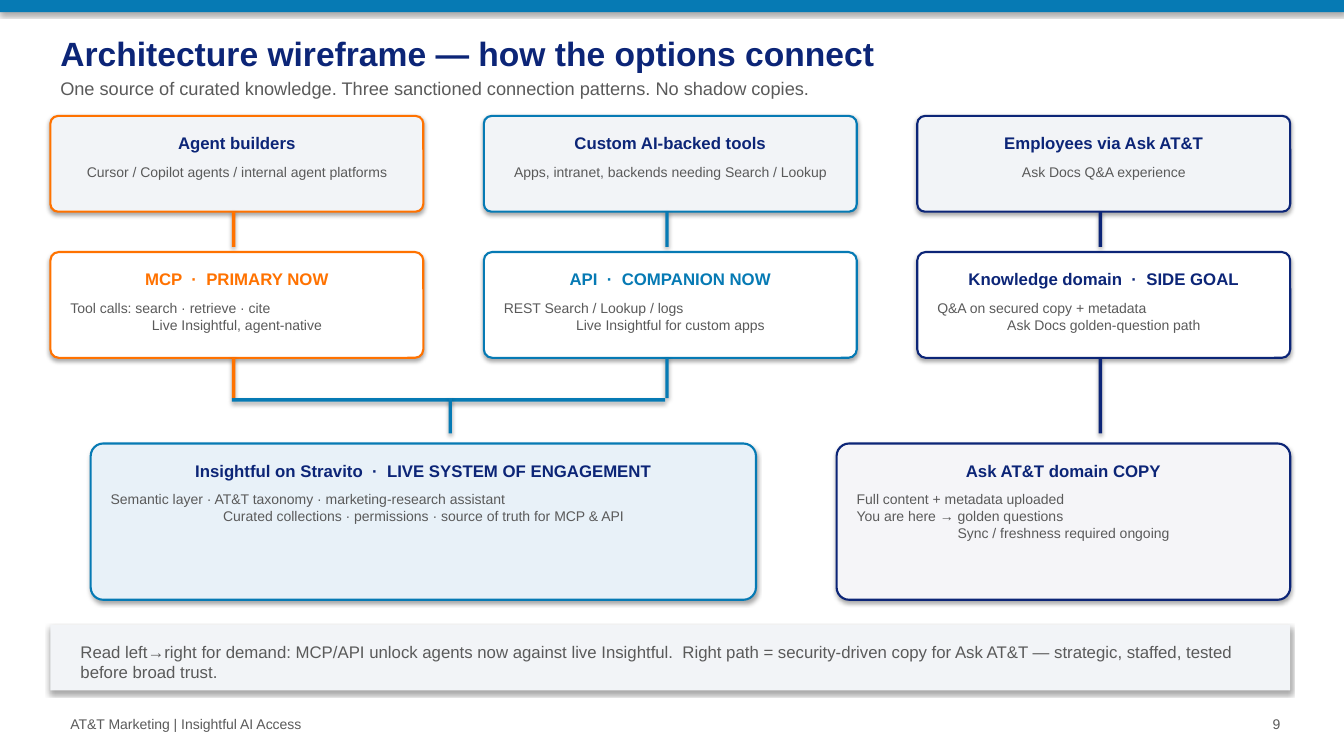
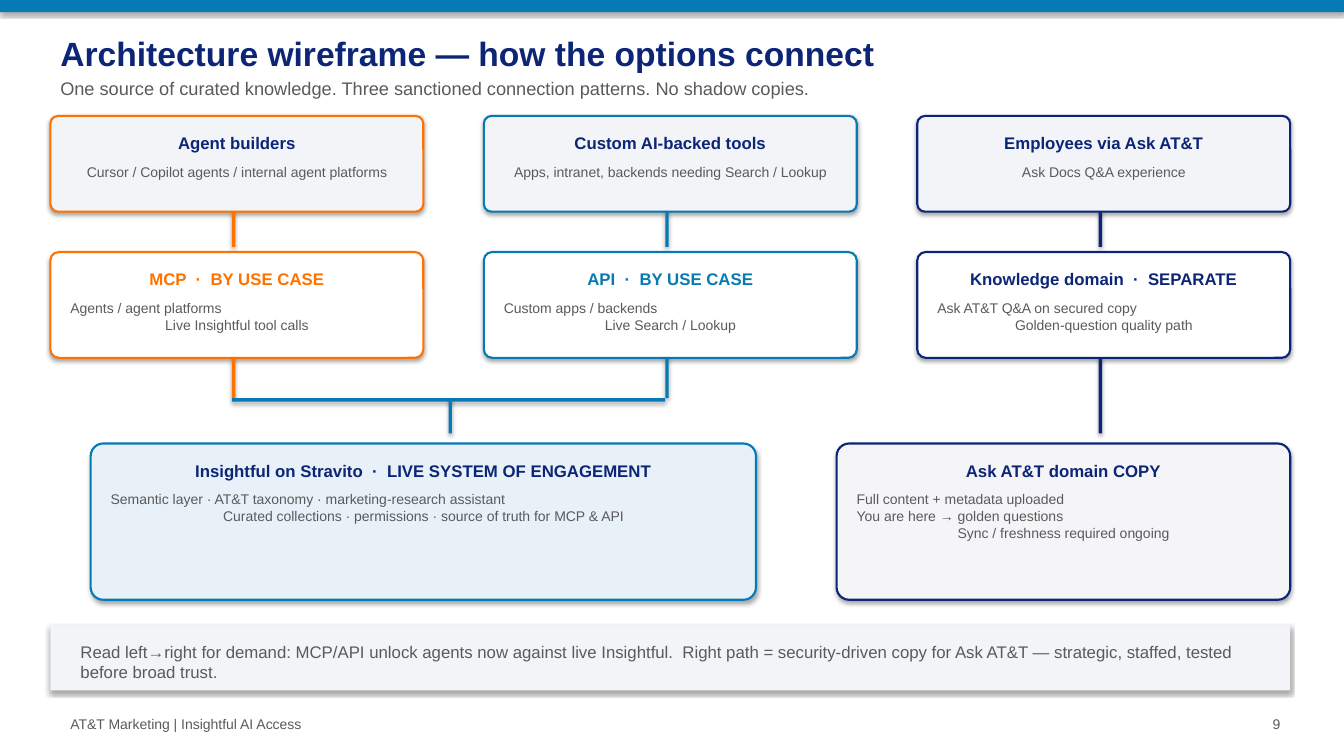
Before and after one commit to ChristophToth/ai-data-science-team, a slide deck: slide 9 of presentations/cmo-insightful-ai-access/CMO_Insightful_AI_Access_Recommendation.pptx. Drawn at 1344x756 pixels with LibreOffice and Linux fonts; fonts in the diff are those of the drawing. Boxes give left, top, right and bottom in pixels: in the first picture for what was removed or moved away, otherwise in the second. Text is boxed around its words. In the diff, an @@ line names an element or a change of style, - is before the commit and + after.

```diff
--- a/presentations/cmo-insightful-ai-access/CMO_Insightful_AI_Access_Recommendation.pptx
+++ b/presentations/cmo-insightful-ai-access/CMO_Insightful_AI_Access_Recommendation.pptx
@@ text at (x1=149, y1=273, x2=324, y2=285): text changed @@
-MCP · PRIMARY NOW
+MCP · BY USE CASE
@@ text at (x1=587, y1=273, x2=753, y2=285): text changed @@
-API · COMPANION NOW
+API · BY USE CASE
@@ text at (x1=970, y1=273, x2=1237, y2=289): text changed @@
-Knowledge domain · SIDE GOAL
+Knowledge domain · SEPARATE
@@ text at (x1=70, y1=303, x2=309, y2=333): text changed @@
-Tool calls: search · retrieve · cite
-Live Insightful, agent-native
+Agents / agent platforms
+Live Insightful tool calls
@@ text at (x1=504, y1=303, x2=736, y2=333): text changed @@
-REST Search / Lookup / logs
-Live Insightful for custom apps
+Custom apps / backends
+Live Search / Lookup
@@ text at (x1=937, y1=303, x2=1192, y2=333): text changed @@
-Q&A on secured copy + metadata
-Ask Docs golden-question path
+Ask AT&T Q&A on secured copy
+Golden-question quality path
```
Also in this commit, not shown: 4 other slides changed, 4 other files.
